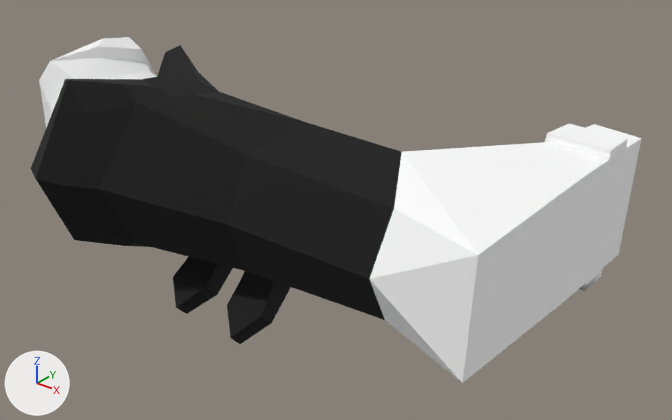
The glTF model client/public/models/parts/modular-fantasy-hero__SK_Chr_LegLeft_Male_04.glb, before and after one commit.
One viewpoint serves both versions: a camera (50 mm lens) standing at (11.6, -45.5, 99.6) and looking at (-27.5, 3.3, 69.3). Lighting does not change. The marker at lower left points along +X, +Y and +Z. The picture after the commit comes second. Where no turn or scale is listed for an object, it has been applied to the vertices. Vertices at exactly the same position are counted once.

Objects in the first picture: 'SK_Chr_LegLeft_Male_04'.
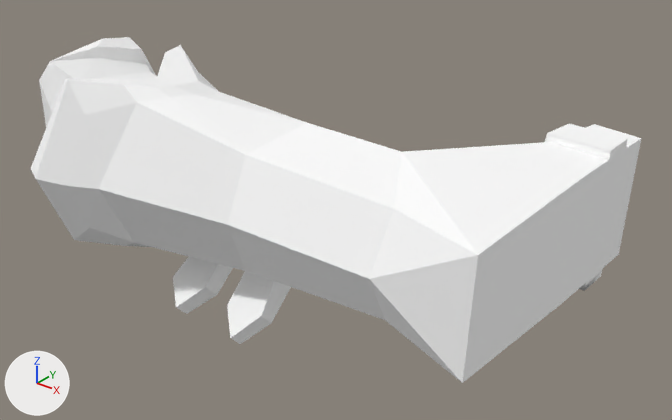
Where the change shows, as pixel boxes (x1, y1, x2, y2) in the pictures (672 x 420 px):
'SK_Chr_LegLeft_Male_04', recoloured (lighter): (31, 45, 405, 344) in both

Diff of the bpy script that builds the scene:
```diff
--- a/client/public/models/parts/modular-fantasy-hero__SK_Chr_LegLeft_Male_04.glb.py
+++ b/client/public/models/parts/modular-fantasy-hero__SK_Chr_LegLeft_Male_04.glb.py
@@ mat_character @@
 n0 = _N.new('ShaderNodeBsdfPrincipled'); n0.name = 'Principled BSDF'
+n0.inputs[0].default_value = (1.0, 1.0, 1.0, 1.0)  # 'Base Color', white #ffffff
 n0.inputs[2].default_value = 0.85  # 'Roughness'
 n1 = _N.new('ShaderNodeOutputMaterial'); n1.name = 'Material Output'
-n2 = _N.new('ShaderNodeVertexColor'); n2.name = 'Color Attribute'
 _L.new(n0.outputs[0], n1.inputs[0])  # 'BSDF' to 'Surface'
-_L.new(n2.outputs[0], n0.inputs[0])  # 'Color' to 'Base Color'
@@ me_mesh_0 @@
 me_mesh_0.from_pydata(...)  # 156 vertices, 308 faces; spans x -40.6..0.1, y -13.9..13.5, z -22.0..-3.3
 # used by ob_sk_chr_legleft_male_04; location = (-9.9, 2.05, 83.16)
+# me_mesh_0 part 1: vertex colours changed
 me_mesh_0.materials.append(mat_character)
```
